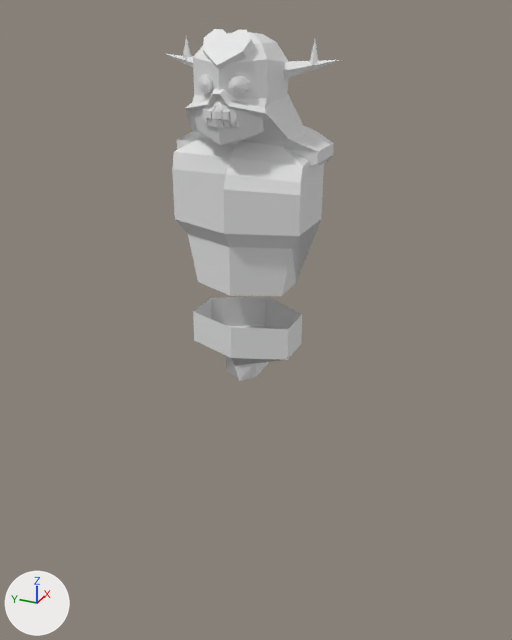
The glTF model CreamA.glb as it was, and as the next commit left it.
Before and after are seen from a camera (50 mm lens) standing at (-5.61, -2.59, 6.14) and looking at (0.07, -0.04, 3.31). Arrows for +X, +Y and +Z are at lower left; the lights stay in place. The older version comes first. Materials are left out; every surface is plain grey. Where no turn or scale is listed for an object, it has been applied to the vertices.

The first picture shows 'Cabeça.001', 'Pélvis.001', 'Torso.001' and 1 more.
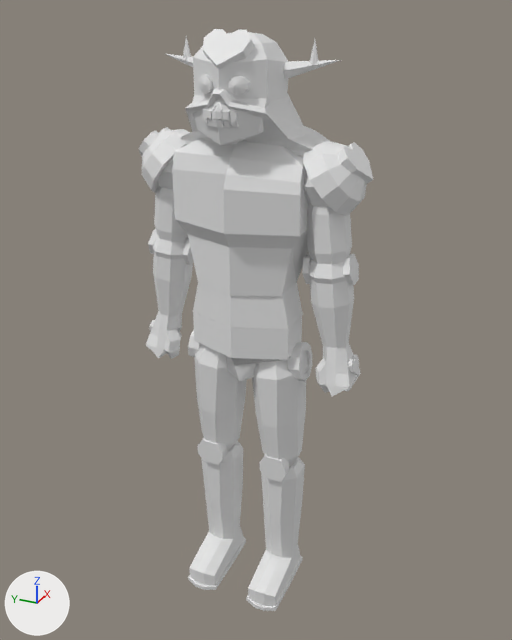
Where the change shows, as pixel boxes (x1, y1, x2, y2) in the pictures (512 x 640 px):
'Braço Cima E', added
    after: (303, 141, 373, 264)
'Perna Cima E', added
    after: (252, 342, 312, 467)
'Perna Cima D', added
    after: (188, 329, 247, 450)
'Perna Baixo E.001', added
    after: (259, 455, 305, 558)
'Braço Baixo E.001', added
    after: (302, 254, 359, 348)
'Perna Baixo D.001', added
    after: (197, 438, 243, 539)
'Pélvis 2', added
    after: (193, 282, 303, 329)
'Braço Cima D', added
    after: (139, 127, 190, 242)
'Braço Baixo D.001', added
    after: (148, 229, 194, 317)
'Pé E.001', added
    after: (246, 545, 303, 611)
'Pé D.001', added
    after: (188, 527, 246, 590)
'Mão E.001', added
    after: (316, 342, 361, 396)
'Mão D.001', added
    after: (146, 311, 182, 359)

What the commit changed:
Mesh me_mesh_16 is new.
It has 26 vertices, 48 faces and spans x -0.38..0.424, y -0.489..0.489, z -0.294..0.173.
Mesh me_mesh_14 is new.
It has 106 vertices, 224 faces and spans x -0.26..0.337, y -0.242..0.3, z -1.274..0.157.
Mesh me_mesh_13 is new.
It has 50 vertices, 92 faces and spans x -0.21..0.31, y -0.265..0.132, z -1.151..0.261.
Mesh me_mesh_12 is new.
It has 54 vertices, 104 faces and spans x -0.633..0.25, y -0.132..0.221, z -0.204..0.123.
Mesh me_mesh_11 is new.
It has 106 vertices, 224 faces and spans x -0.259..0.338, y -0.3..0.242, z -1.296..0.135.
Mesh me_mesh_10 is new.
It has 50 vertices, 92 faces and spans x -0.21..0.31, y -0.132..0.265, z -1.151..0.261.
Mesh me_mesh_9 is new.
It has 54 vertices, 104 faces and spans x -0.633..0.25, y -0.221..0.132, z -0.204..0.123.
Mesh me_mesh_7 is new.
It has 127 vertices, 234 faces and spans x -0.298..0.346, y -0.231..0.403, z -0.759..0.313.
Mesh me_mesh_6 is new.
It has 88 vertices, 156 faces and spans x -0.199..0.51, y -0.211..0.258, z -0.789..0.11.
Mesh me_mesh_5 is new.
It has 125 vertices, 234 faces and spans x -0.199..0.176, y -0.153..0.228, z -0.466..0.032.
Mesh me_mesh_4 is new.
It has 127 vertices, 234 faces and spans x -0.298..0.346, y -0.403..0.231, z -0.759..0.313.
Mesh me_mesh_3_1 is new.
It has 88 vertices, 156 faces and spans x -0.199..0.51, y -0.258..0.211, z -0.789..0.11.
Mesh me_mesh_2_1 is new.
It has 125 vertices, 234 faces and spans x -0.199..0.176, y -0.228..0.153, z -0.466..0.032.
Object 'Pélvis 2' (ob_pélvis_2) is new; it shows me_mesh_16.
Its location is (-0.02, 0.0, 3.71).
Object 'Perna Cima D' (ob_perna_cima_d) is new; it shows me_mesh_14.
Its location is (-0.03, 0.31, 3.02).
Object 'Perna Baixo D.001' (ob_perna_baixo_d_001) is new; it shows me_mesh_13.
Its location is (-0.02, 0.42, 1.72).
Object 'Pé D.001' (ob_pé_d_001) is new; it shows me_mesh_12.
Its location is (0.08, 0.31, 0.49).
Object 'Perna Cima E' (ob_perna_cima_e) is new; it shows me_mesh_11.
Its location is (-0.03, -0.31, 3.05).
Object 'Perna Baixo E.001' (ob_perna_baixo_e_001) is new; it shows me_mesh_10.
Its location is (-0.02, -0.42, 1.72).
Object 'Pé E.001' (ob_pé_e_001) is new; it shows me_mesh_9.
Its location is (0.08, -0.31, 0.49).
Object 'Braço Cima D' (ob_braço_cima_d) is new; it shows me_mesh_7.
Its location is (-0.01, 0.71, 4.74).
Object 'Braço Baixo D.001' (ob_braço_baixo_d_001) is new; it shows me_mesh_6.
Its location is (-0.01, 0.77, 4.04).
Object 'Mão D.001' (ob_mão_d_001) is new; it shows me_mesh_5.
Its location is (-0.01, 0.87, 3.25).
Object 'Braço Cima E' (ob_braço_cima_e) is new; it shows me_mesh_4.
Its location is (-0.01, -0.71, 4.74).
Object 'Braço Baixo E.001' (ob_braço_baixo_e_001) is new; it shows me_mesh_3_1.
Its location is (-0.01, -0.77, 4.04).
Object 'Mão E.001' (ob_mão_e_001) is new; it shows me_mesh_2_1.
Its location is (-0.01, -0.87, 3.25).
